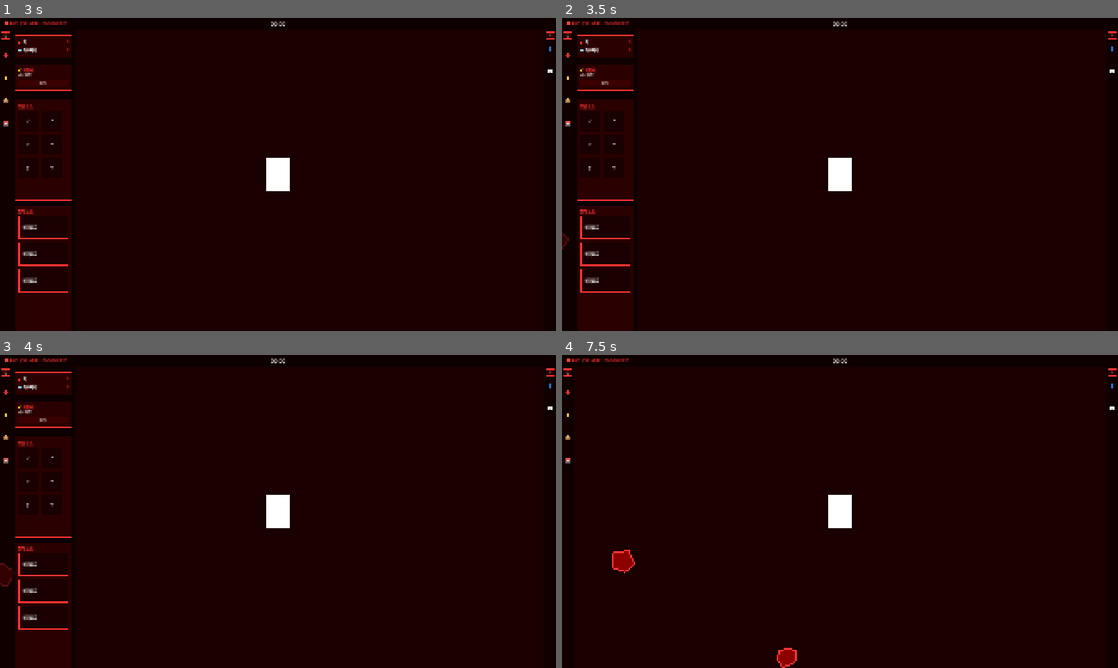
Above: before the commit, frames 1-4 (two rows, left to right).
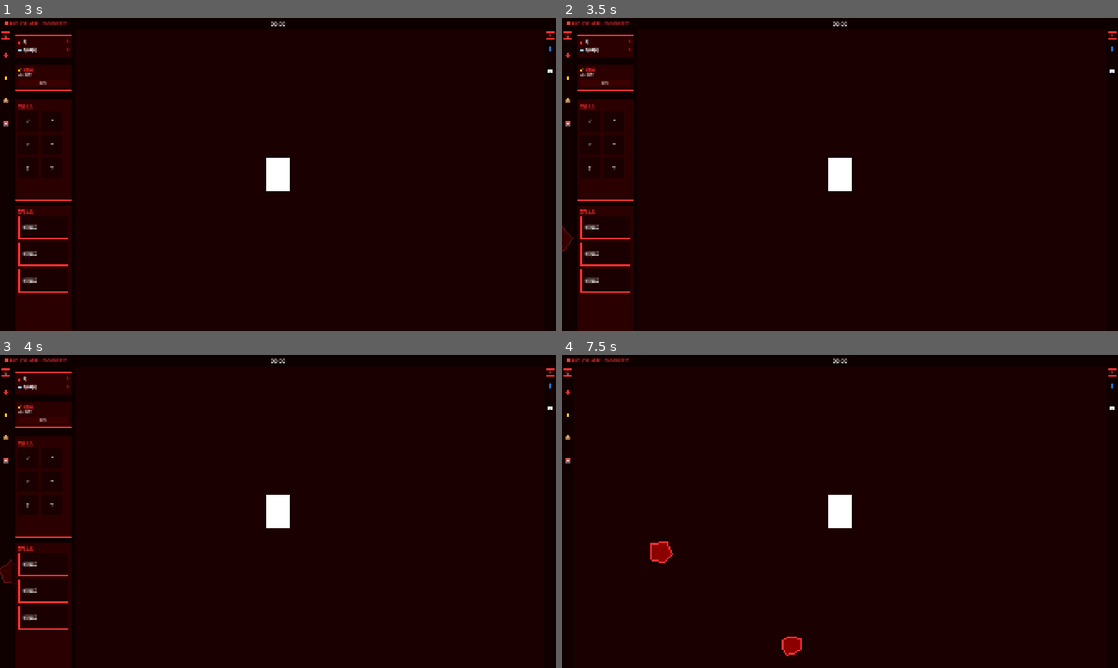
Above: after the commit, the same moments.

Repository: chalie-chariot/velmire
Game: Godot game, scene res://scenes/Main.tscn
Same seed, same stepped clock (60 frames per second), same inputs: the game is played once before the commit and once after it.
Inputs (mouse positions are in pixels of both pictures, inside the frame that each line leads up to):
- Up to frame 1 (3 s): tap Enter at 0.5, 2 s; move the mouse to (400, 158) at 0.52 s; tap R at 0.6, 2.3 s; click (400, 158) at 0.67 s; tap Space at 1.25, 2.75 s; drag from (166, 190) to (250, 237) at 1.27 s; move the mouse to (333, 105) at 2.02 s; tap Q at 2.1 s; click (333, 105) at 2.17 s; drag from (250, 237) to (111, 127) at 2.77 s
- Up to frame 2 (3.5 s): no input
- Up to frame 3 (4 s): tap Enter at 3.5 s; move the mouse to (444, 558) at 3.52 s; tap R at 3.6 s; click (444, 558) at 3.67 s
- Up to frame 4 (7.5 s): tap Space at 4.25 s; drag from (673, 464) to (756, 433) at 4.27 s; move the mouse to (867, 511) at 5.02 s; tap Q at 5.1 s; click (867, 511) at 5.17 s; tap R at 5.3, 6.6 s; drag from (756, 433) to (728, 527) at 5.77 s; move the mouse to (962, 495) at 6.52 s; click (962, 495) at 6.67 s; drag from (728, 527) to (812, 574) at 7.27 s

Frame 1 is identical in both runs. In frame 2, less than 0.1% of the frame differs, in the area x 0-3%, y 66-75%; in frame 3, less than 0.1%; in frame 4, 0.8%, in the area x 9-44%, y 59-100%.

Commit message:
피격 이펙트

Diff:
--- a/velmire/scripts/BloodEntityAI.gd
+++ b/velmire/scripts/BloodEntityAI.gd
@@ -1,6 +1,6 @@
 extends Node2D
 
-var speed: float = 60.0
+var speed: float = 90.0
 var hp: float = 30.0
 var damage: float = 10.0
 var target: Vector2 = Vector2(960, 540)
--- a/velmire/scripts/Main.gd
+++ b/velmire/scripts/Main.gd
@@ -16,11 +16,13 @@
 var coffin_max_hp: float = 100.0
 var _hp_hide_timer: float = 0.0
 var _hp_visible: bool = false
+var _is_game_over: bool = false
 var _shake_intensity: float = 0.0
 var _shake_duration: float = 0.0
 var _vignette_tween: Tween
 
 func _ready() -> void:
+	process_mode = Node.PROCESS_MODE_ALWAYS
 	print("Main 시작")
 	$CanvasLayer/LeftPanel.modulate = Color(1, 1, 1, 0)
 	$CanvasLayer/RightPanel.modulate = Color(1, 1, 1, 0)
@@ -31,6 +33,9 @@
 	$CanvasLayer/CoffinHPBar.modulate = Color(1, 1, 1, 0)
 
 func _process(delta: float) -> void:
+	if _is_game_over:
+		_apply_shake(delta)
+		return
 	spawn_timer += delta
 	if spawn_timer >= spawn_interval:
 		spawn_timer = 0.0
@@ -75,7 +80,7 @@
 			coffin_hp = max(coffin_hp, 0.0)
 			_trigger_shake()
 			_trigger_vignette()
-			_trigger_shockwave()
+			_trigger_shockwave(entity.global_position)
 			_show_hp_bar()
 			if coffin_hp <= 0.0:
 				_game_over()
@@ -128,11 +133,33 @@
 	_vignette_tween.tween_property(_vignette, "modulate", Color(1, 1, 1, 0.7), 0.05).set_ease(Tween.EASE_OUT)
 	_vignette_tween.tween_property(_vignette, "modulate", Color(1, 1, 1, 0), 0.4).set_ease(Tween.EASE_IN)
 
-func _trigger_shockwave() -> void:
-	var ring: Node2D = Node2D.new()
-	ring.set_script(preload("res://scripts/ShockwaveRing.gd"))
-	$EntityLayer.add_child(ring)
-	ring.global_position = _coffin_rect.global_position + _coffin_rect.size / 2
+func _trigger_shockwave(hit_pos: Vector2) -> void:
+	var coffin_center: Vector2 = _coffin_rect.global_position + _coffin_rect.size / 2
+
+	for i in range(12):
+		var shard: Node2D = Node2D.new()
+		shard.set_script(preload("res://scripts/ShockwaveShardEffect.gd"))
+		var base_angle: float = (hit_pos - coffin_center).angle()
+		var spread: float = randf_range(-PI * 0.25, PI * 0.25)
+		var angle: float = base_angle + spread
+		var speed: float = randf_range(500.0, 850.0)
+		var size: float = randf_range(4.0, 12.0)
+		shard.set("_vel", Vector2(cos(angle), sin(angle)) * speed)
+		shard.set("_size", size)
+		shard.set("_origin", hit_pos)
+		shard.set("_spread_sign", 1.0 if spread >= 0 else -1.0)
+		$EntityLayer.add_child(shard)
+		shard.global_position = hit_pos
+
+	var flash: ColorRect = ColorRect.new()
+	flash.color = Color(1.0, 0.3, 0.3, 0.5)
+	flash.set_anchors_preset(Control.PRESET_FULL_RECT)
+	flash.set_offsets_preset(Control.PRESET_FULL_RECT)
+	flash.mouse_filter = Control.MOUSE_FILTER_IGNORE
+	$CanvasLayer.add_child(flash)
+	var tween: Tween = create_tween()
+	tween.tween_property(flash, "color", Color(1.0, 0.3, 0.3, 0.0), 0.12).set_ease(Tween.EASE_OUT)
+	tween.tween_callback(flash.queue_free)
 
 func _fade_hp_bar(show: bool) -> void:
 	if _hp_tween:
@@ -146,13 +173,80 @@
 	).set_ease(Tween.EASE_OUT)
 
 func _game_over() -> void:
+	_is_game_over = true
 	get_tree().paused = true
-	var label: Label = Label.new()
-	label.text = "GAME OVER"
-	label.add_theme_font_size_override("font_size", 72)
-	label.add_theme_color_override("font_color", Color.WHITE)
-	label.set_anchors_preset(Control.PRESET_CENTER)
-	$CanvasLayer.add_child(label)
+
+	var overlay: ColorRect = ColorRect.new()
+	overlay.color = Color(0.05, 0.0, 0.0, 0.0)
+	overlay.set_anchors_preset(Control.PRESET_FULL_RECT)
+	overlay.mouse_filter = Control.MOUSE_FILTER_STOP
+	$CanvasLayer.add_child(overlay)
+
+	var tween: Tween = create_tween()
+	tween.tween_property(overlay, "color", Color(0.05, 0.0, 0.0, 0.85), 1.0).set_ease(Tween.EASE_OUT)
+
+	await tween.finished
+
+	var shader_mat: ShaderMaterial = ShaderMaterial.new()
+	var shader: Shader = Shader.new()
+	shader.code = """
+shader_type canvas_item;
+uniform sampler2D screen_texture : hint_screen_texture, repeat_disable, filter_nearest;
+uniform float amount : hint_range(0.0, 1.0) = 0.0;
+void fragment() {
+	vec4 col = textureLod(screen_texture, SCREEN_UV, 0.0);
+	float gray = dot(col.rgb, vec3(0.299, 0.587, 0.114));
+	COLOR = vec4(mix(col.rgb, vec3(gray), amount), col.a);
+}
+"""
+	shader_mat.shader = shader
+
+	var bw_overlay: ColorRect = ColorRect.new()
+	bw_overlay.color = Color(1, 1, 1, 1)
+	bw_overlay.set_anchors_preset(Control.PRESET_FULL_RECT)
+	bw_overlay.set_offsets_preset(Control.PRESET_FULL_RECT)
+	bw_overlay.mouse_filter = Control.MOUSE_FILTER_IGNORE
+	bw_overlay.material = shader_mat
+	$CanvasLayer.add_child(bw_overlay)
+
+	var tween_bw: Tween = create_tween()
+	tween_bw.tween_method(
+		func(v: float): shader_mat.set_shader_parameter("amount", v),
+		0.0, 1.0, 1.5
+	).set_ease(Tween.EASE_OUT)
+
+	var coffin_center: Vector2 = _coffin_rect.global_position + _coffin_rect.size / 2
+
+	var label1: Label = Label.new()
+	label1.text = "...아직은 아니야"
+	label1.add_theme_font_size_override("font_size", 36)
+	label1.add_theme_color_override("font_color", Color(0.8, 0.8, 0.8, 0.0))
+	label1.position = coffin_center + Vector2(-120, -80)
+	$CanvasLayer.add_child(label1)
+
+	var tween2: Tween = create_tween()
+	tween2.tween_property(label1, "theme_override_colors/font_color", Color(0.8, 0.8, 0.8, 1.0), 0.8)
+	await tween2.finished
+	await get_tree().create_timer(1.2).timeout
+
+	var label2: Label = Label.new()
+	label2.text = "GAME OVER"
+	label2.add_theme_font_size_override("font_size", 72)
+	label2.add_theme_color_override("font_color", Color(1.0, 0.1, 0.1, 0.0))
+	label2.position = coffin_center + Vector2(-240, -30)
+	$CanvasLayer.add_child(label2)
+
+	var tween3: Tween = create_tween()
+	tween3.tween_property(label2, "theme_override_colors/font_color", Color(1.0, 0.1, 0.1, 1.0), 0.6)
+	await tween3.finished
+	await get_tree().create_timer(1.5).timeout
+
+	var label3: Label = Label.new()
+	label3.text = "[ R ] 재시작"
+	label3.add_theme_font_size_override("font_size", 20)
+	label3.add_theme_color_override("font_color", Color(0.7, 0.7, 0.7, 1.0))
+	label3.position = coffin_center + Vector2(-60, 60)
+	$CanvasLayer.add_child(label3)
 
 func _input(event: InputEvent) -> void:
 	if event is InputEventKey and event.pressed:
@@ -169,6 +263,10 @@
 			else:
 				_slide_right_open()
 			_right_open = !_right_open
+
+		if event.keycode == KEY_R and _is_game_over:
+			get_tree().paused = false
+			get_tree().reload_current_scene()
 
 func _on_left_tab_gui_input(event: InputEvent) -> void:
 	if event is InputEventMouseButton and event.pressed and event.button_index == MOUSE_BUTTON_LEFT:
--- /dev/null
+++ b/velmire/scripts/ShockwaveRingEffect.gd
@@ -0,0 +1,24 @@
+extends Node2D
+var _radius: float = 20.0
+var _alpha: float = 0.9
+var _delay: float = 0.0
+var _started: bool = false
+var _time: float = 0.0
+
+func _process(delta: float) -> void:
+	_time += delta
+	if _time < _delay:
+		return
+	if not _started:
+		_started = true
+	_radius += 320.0 * delta
+	_alpha -= 2.2 * delta
+	if _alpha <= 0:
+		queue_free()
+	queue_redraw()
+
+func _draw() -> void:
+	if not _started:
+		return
+	draw_arc(Vector2.ZERO, _radius, 0, TAU, 64, Color(1.0, 0.15, 0.15, _alpha), 4.0)
+	draw_arc(Vector2.ZERO, _radius * 0.85, 0, TAU, 64, Color(1.0, 0.5, 0.5, _alpha * 0.4), 2.0)
--- /dev/null
+++ b/velmire/scripts/ShockwaveShardEffect.gd
@@ -0,0 +1,44 @@
+extends Node2D
+var _vel: Vector2 = Vector2.ZERO
+var _alpha: float = 1.0
+var _size: float = 6.0
+var _gravity: float = 280.0
+var _rotation_speed: float = 0.0
+var _origin: Vector2 = Vector2.ZERO
+var _spread_sign: float = 1.0
+
+func _ready() -> void:
+	_rotation_speed = randf_range(-8.0, 8.0)
+
+func _process(delta: float) -> void:
+	var dist: float = global_position.distance_to(_origin)
+	var perp: Vector2 = Vector2(-_vel.y, _vel.x).normalized()
+	_vel += perp * _spread_sign * dist * 0.002 * delta
+	_vel.y += _gravity * delta
+	global_position += _vel * delta
+	_vel *= 0.97
+	_alpha -= 0.7 * delta
+	rotation += _rotation_speed * delta
+	if _alpha <= 0:
+		queue_free()
+	queue_redraw()
+
+func _draw() -> void:
+	var s: float = max(_size, 1.0)
+	var pts: PackedVector2Array = PackedVector2Array([
+		Vector2(0, -s * 2.0),
+		Vector2(s * 0.6, s),
+		Vector2(-s * 0.6, s)
+	])
+	draw_colored_polygon(pts, Color(0.85, 0.05, 0.05, _alpha))
+	for i in range(pts.size()):
+		draw_line(
+			pts[i], pts[(i + 1) % pts.size()],
+			Color(1.0, 0.5, 0.4, _alpha * 0.7), 1.2
+		)
+	var trail_pts: PackedVector2Array = PackedVector2Array([
+		Vector2(0, -s * 1.2),
+		Vector2(s * 0.4, s * 0.6),
+		Vector2(-s * 0.4, s * 0.6)
+	])
+	draw_colored_polygon(trail_pts, Color(1.0, 0.2, 0.2, _alpha * 0.25))
Not shown, added: velmire/scripts/ShockwaveRingEffect.gd.uid
Not shown, added: velmire/scripts/ShockwaveShardEffect.gd.uid
